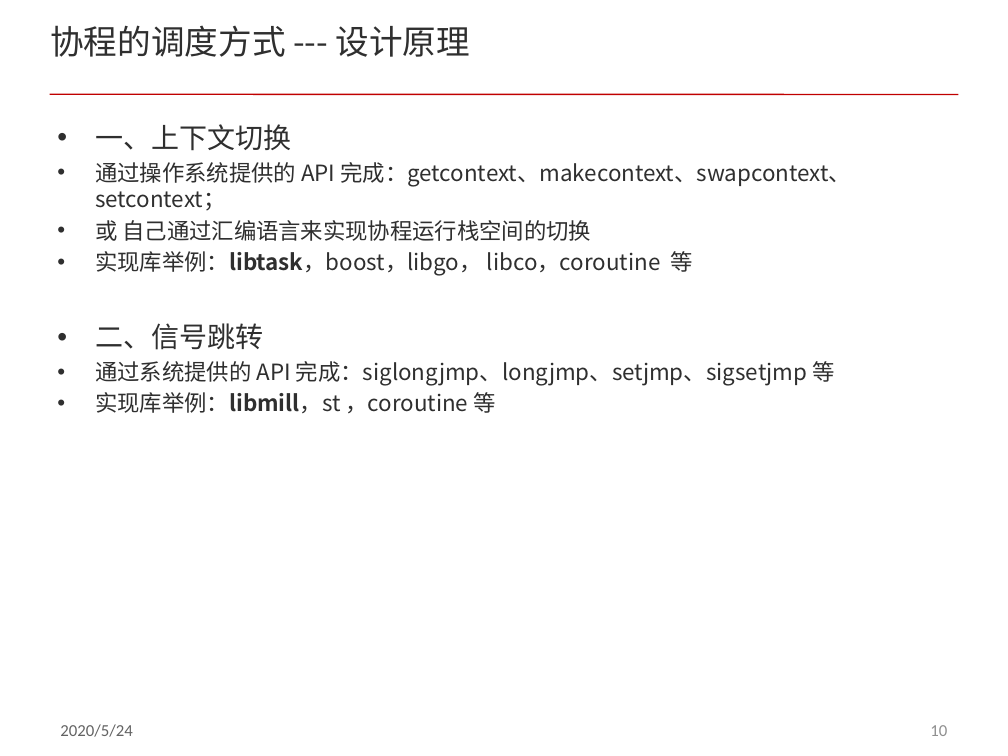
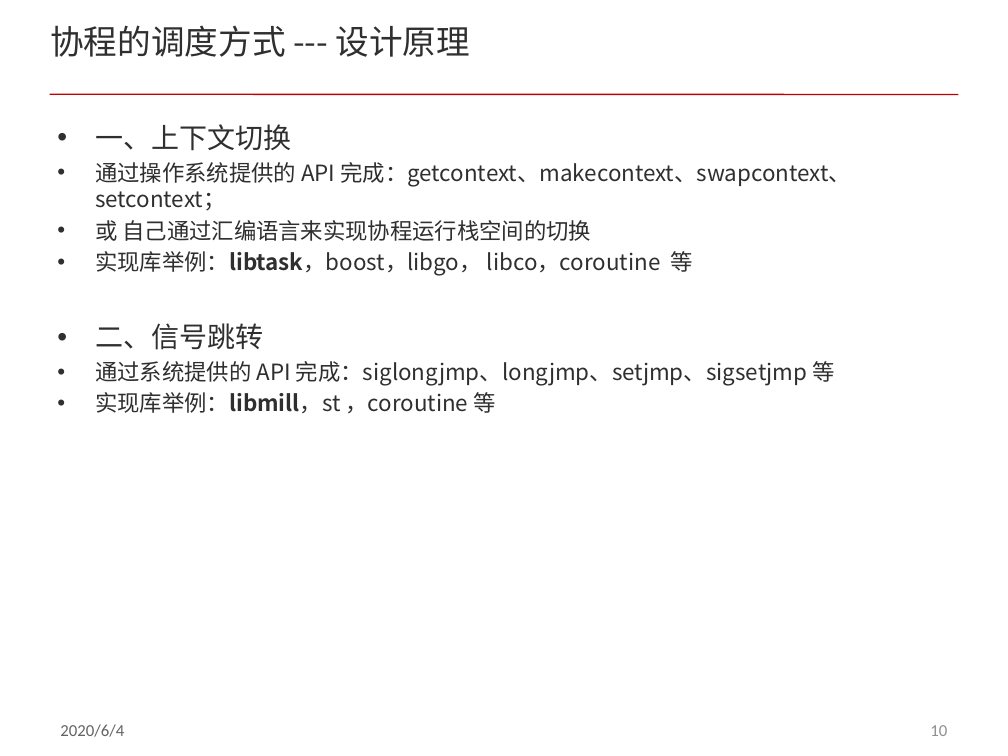
Before and after one commit to acl-dev/acl, a slide deck: slide 10 of doc/acl_fiber.pptx. Drawn at 1008x756 pixels with LibreOffice and Linux fonts; fonts in the diff are those of the drawing; background and template pictures are left out. Boxes give left, top, right and bottom in pixels: in the first picture for what was removed or moved away, otherwise in the second. Text is boxed around its words. In the diff, an @@ line names an element or a change of style, - is before the commit and + after.

```diff
--- a/doc/acl_fiber.pptx
+++ b/doc/acl_fiber.pptx
@@ text at [60, 724, 124, 737]: text changed @@
-2020/5/24
+2020/6/4
```
Also in this commit, not shown: 35 other slides changed, 1 slide added, 1 slide removed, 2 other files.
